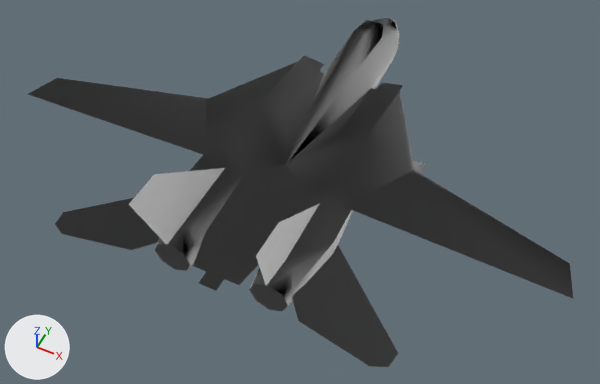
Renders of the glTF model public/assets/goldens/ps2_save-icons_ace-combat-5.glb from each side of a commit.
The view is the same before and after, from a camera (50 mm lens) standing at (2.2, -4.67, 7.1) and looking at (0.09, -0.46, 1.83). Every picture has the same lights, and +X, +Y and +Z are marked at lower left. The first picture is the older version. Where no turn or scale is listed for an object, it has been applied to the vertices. Vertices at exactly the same position are counted once.

Objects in the first picture: 'icon1.ico'.
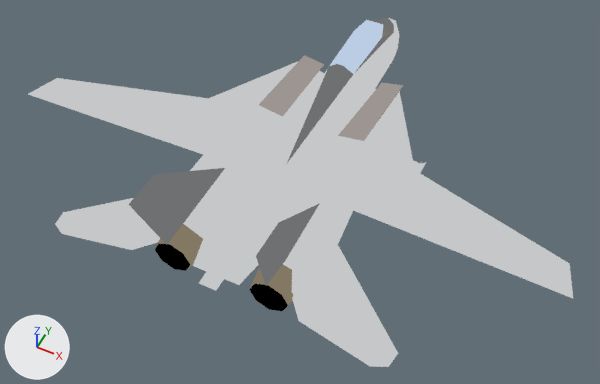
Boxes [x1, y1, x2, y2] around the edits, measured in the pictures (600 x 384 px):
'icon1.ico', recoloured (black to grey): [28, 18, 573, 367] in both
part 1 of me_icon1_ico, recoloured (lighter): [28, 18, 573, 367] in both
part 2 of me_icon1_ico, recoloured: [129, 18, 399, 311] in both
part 3 of me_icon1_ico, recoloured: [156, 55, 403, 305] in both

Patch to the scene script:
```diff
--- a/public/assets/goldens/ps2_save-icons_ace-combat-5.glb.py
+++ b/public/assets/goldens/ps2_save-icons_ace-combat-5.glb.py
@@ mat_ps2_icon @@
 mat_ps2_icon = bpy.data.materials.new('ps2-icon')
-# nodes: BsdfPrincipled, Mix, OutputMaterial, TexImage, VertexColor
+# nodes: BsdfTransparent, Emission, LightPath, Mix, MixShader, OutputMaterial, TexImage, VertexColor
 # uses the picture img_icon1_ico
@@ me_icon1_ico @@
 me_icon1_ico.from_pydata(...)  # 188 vertices, 253 faces; spans x -2.43..2.43, y -1.88..1.88, z 1.62..2.84
 # used by ob_icon1_ico; location = (0.0, 0.0, 0.0)
+# me_icon1_ico part 1: 173 faces centred in x -1.8..1.8, y -1.72..1.69, z 1.78..2.52 are repainted in the vertex colours; the middle colour goes from white #ffffff to light grey #cbcdce
+# me_icon1_ico part 2: 46 faces centred in x -0.55..0.55, y -1.7..1.53, z 1.73..2.62 are repainted in the vertex colours; the middle colour goes from white #ffffff to grey #727375
+# me_icon1_ico part 3: 34 faces centred in x -0.58..0.58, y -1.56..0.51, z 1.84..2.24 are repainted in the vertex colours; the middle colour goes from white #ffffff to brown #877c66
 me_icon1_ico.materials.append(mat_ps2_icon)
```
